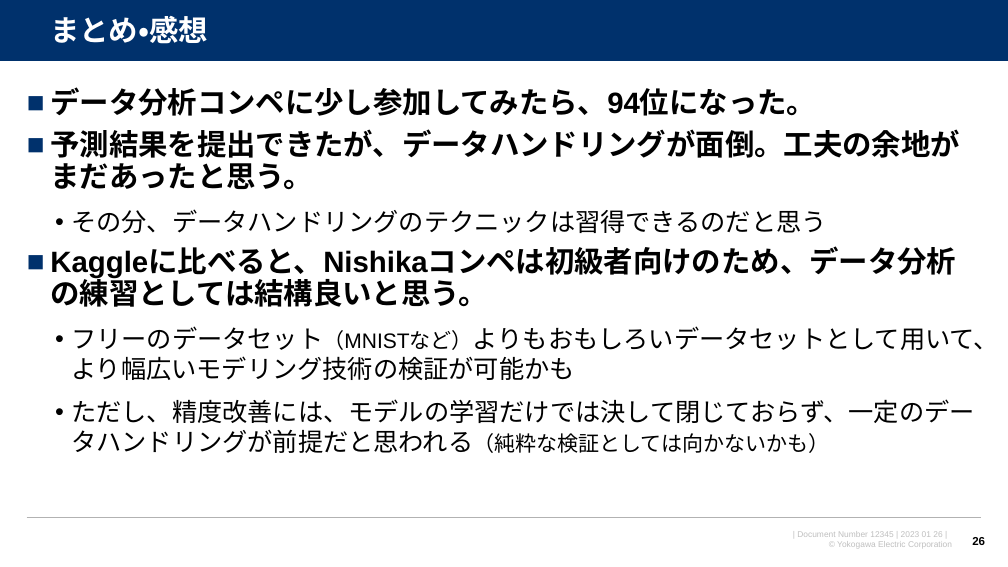
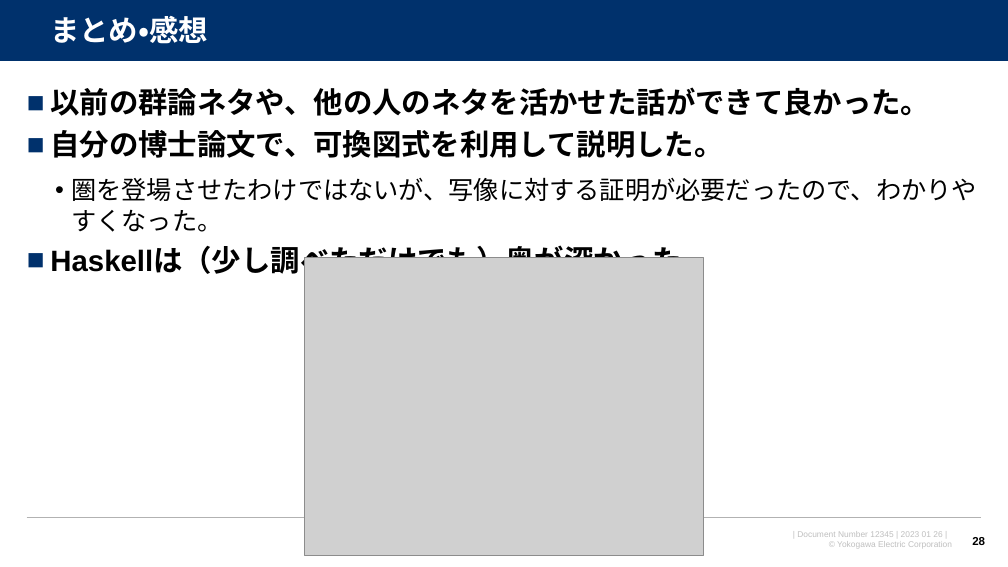
Before and after one commit to watarukumagai-git/opt, a slide deck: slide 28 of MMW/20230126_MMW_kumagai_rev.0.pptx (slide 26 before the commit). Drawn at 1008x567 pixels with LibreOffice and Linux fonts; fonts in the diff are those of the drawing; grey boxes stand for pictures; background and template pictures are left out. Boxes give left, top, right and bottom in pixels: in the first picture for what was removed or moved away, otherwise in the second. Text is boxed around its words. In the diff, an @@ line names an element or a change of style, - is before the commit and + after.

```diff
--- a/MMW/20230126_MMW_kumagai_rev.0.pptx
+++ b/MMW/20230126_MMW_kumagai_rev.0.pptx
@@ text at bbox=[50, 87, 977, 277]: text changed; size 24 to 28 pt; bold on @@
-■ データ分析コンペに少し参加してみたら、94位になった。
-■ 予測結果を提出できたが、データハンドリングが面倒。工夫の余地がまだあったと思う。
-  • その分、データハンドリングのテクニックは習得できるのだと思う
-■ Kaggleに比べると、Nishikaコンペは初級者向けのため、データ分析の練習としては結構良いと思う。
-  • フリーのデータセット（MNISTなど）よりもおもしろいデータセットとして用いて、より幅広いモデリング技術の検証が可能かも
-  • ただし、精度改善には、モデルの学習だけでは決して閉じておらず、一定のデータハンドリングが前提だと思われる（純粋な検証としては向かないかも）
+■ 以前の群論ネタや、他の人のネタを活かせた話ができて良かった。
+■ 自分の博士論文で、可換図式を利用して説明した。
+  • 圏を登場させたわけではないが、写像に対する証明が必要だったので、わかりやすくなった。
+■ Haskellは（少し調べただけでも）奥が深かった。
@@ picture added at bbox=[305, 258, 703, 556] @@
```
Also in this commit, not shown: 10 other slides changed, 4 slides added, 5 slides removed.
